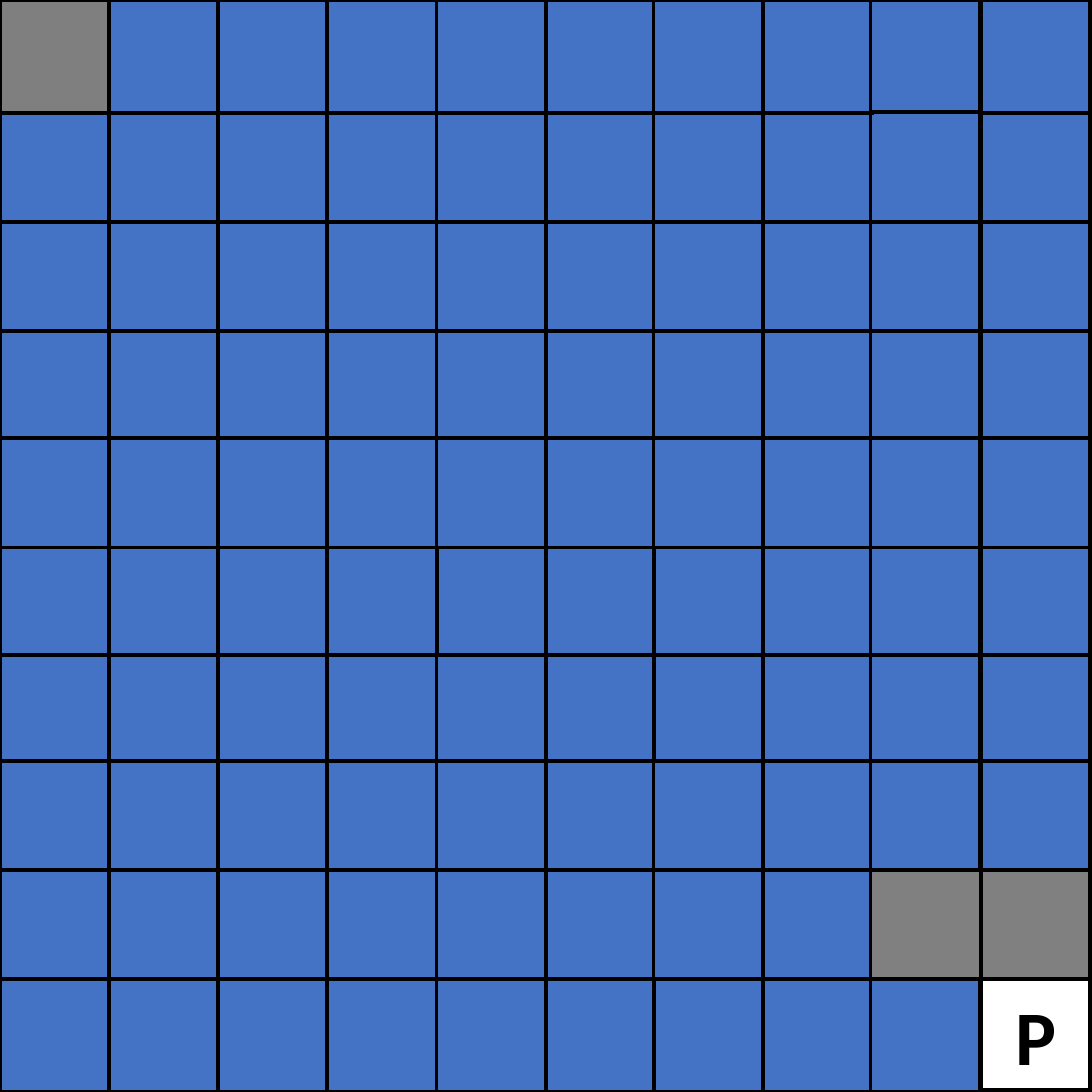
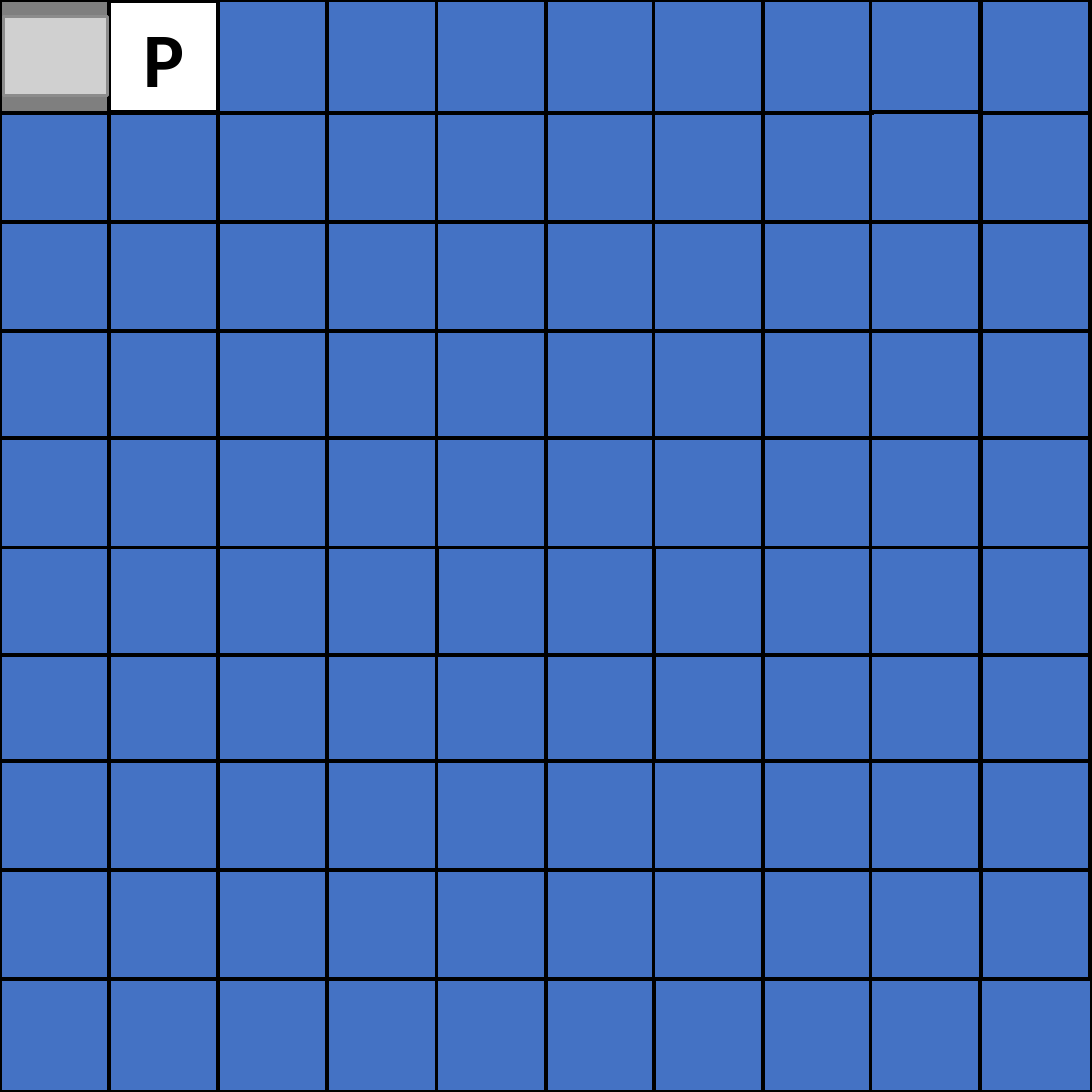
Before and after one commit to pierreghesqui/apprendreBoucle, a slide deck: slide 3 of fonctions/Nouveau Microsoft PowerPoint Presentation.pptx (slide 10 before the commit). Drawn at 1092x1092 pixels with LibreOffice and Linux fonts; fonts in the diff are those of the drawing; grey boxes stand for pictures. Boxes give left, top, right and bottom in pixels: in the first picture for what was removed or moved away, otherwise in the second. Text is boxed around its words. In the diff, an @@ line names an element or a change of style, - is before the commit and + after.

```diff
--- a/fonctions/Nouveau Microsoft PowerPoint Presentation.pptx
+++ b/fonctions/Nouveau Microsoft PowerPoint Presentation.pptx
@@ picture added at (x1=4, y1=18, x2=109, y2=98) @@
@@ rectangle at (x1=108, y1=0, x2=216, y2=114): fill #4472C4 to #7F7F7F @@
@@ rectangle "P" moved from (x1=981, y1=978, x2=1089, y2=1089) to (x1=108, y1=0, x2=216, y2=111) @@
@@ rectangle at (x1=870, y1=870, x2=1020, y2=978): fill #808080 to #4472C4 @@
@@ rectangle at (x1=981, y1=870, x2=1089, y2=978): fill #808080 to #4472C4 @@
```
Also in this commit, not shown: 3 other slides changed, 3 slides added, 12 other files.
